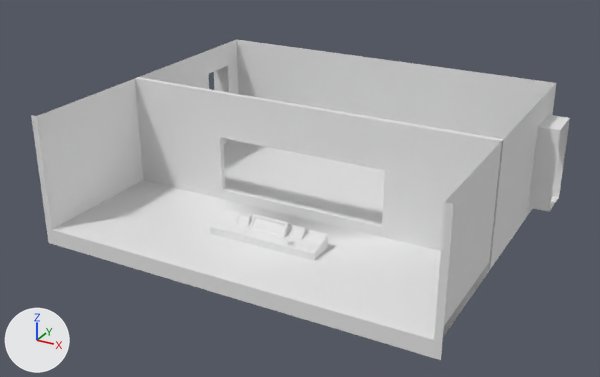
Renders of the FBX model Assets/Models/Room.fbx from each side of a commit.
Camera for both pictures: a 50 mm lens placed at (26.0, -55.0, 26.5), pointed at (-0.2, -7.4, 2.7). The lights are fixed; the arrows at lower left show +X, +Y and +Z.

Script lines for the objects in view, before the commit:
```python
me_room_geo = bpy.data.meshes.new('Room.Geo')
me_room_geo.from_pydata(...)  # 382 vertices, 370 faces; spans x -15.5..15.5, y -18.0..6.0, z -0.4..9.0
ob_room = bpy.data.objects.new('Room', me_room_geo)
ob_room.location = (0.0, 0.0, 0.0)
```
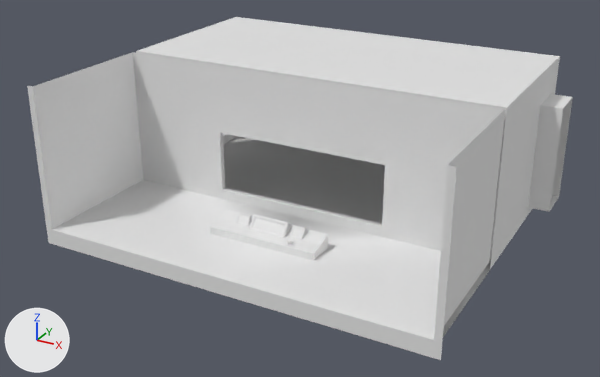
Commit message: Updated Room Proportions

What differs and where, as boxes [x1, y1, x2, y2] in the pictures (600 x 377 px):
'Room', reshaped (7% taller): before [31, 40, 570, 360]; after [27, 17, 573, 360]
part 1 of me_room_geo, built on: before [31, 40, 570, 273]; after [27, 17, 573, 273]

What the commit changed:
me_room_geo is used by ob_room; location (0.0, 0.0, 0.0).
me_room_geo had 382 vertices, 370 faces and spanned x -15.5..15.5, y -18.0..6.0, z -0.4..9.0.
me_room_geo now has 386 vertices, 380 faces and spans x -15.5..15.5, y -18.0..6.0, z -0.4..11.0.
Part 1, on me_room_geo:
4 faces are deleted.
25 vertices in x -14.4..14.4, y -18.0..6.0, z 9.0 move by (0.0, 0.0, 2.0).
15 vertices in x -15.5..15.5, y 1.5..6.0, z 7.0 move by (0.0, 0.0, 1.6).
12 vertices in x -14.4..14.4, y -18.0..-7.6, z 5.6 move by (0.0, 0.0, 0.4).
5 vertices in x -13.9..13.9, y 0.0, z 0.0..0.8 move by (0.0, -4.5, 0.0).
6 vertices move from x -14.0..14.0, y -7.6..0.0, z 7.0..9.0 to x -14.0..14.0, y -7.6..-4.5, z 6.0..11.0.
4 vertices are added at (0.0, -4.5, 11.0), (0.0, 1.5, 11.0), (0.0, 3.0, 11.0), (0.0, 4.5, 11.0).
14 new faces join them.
